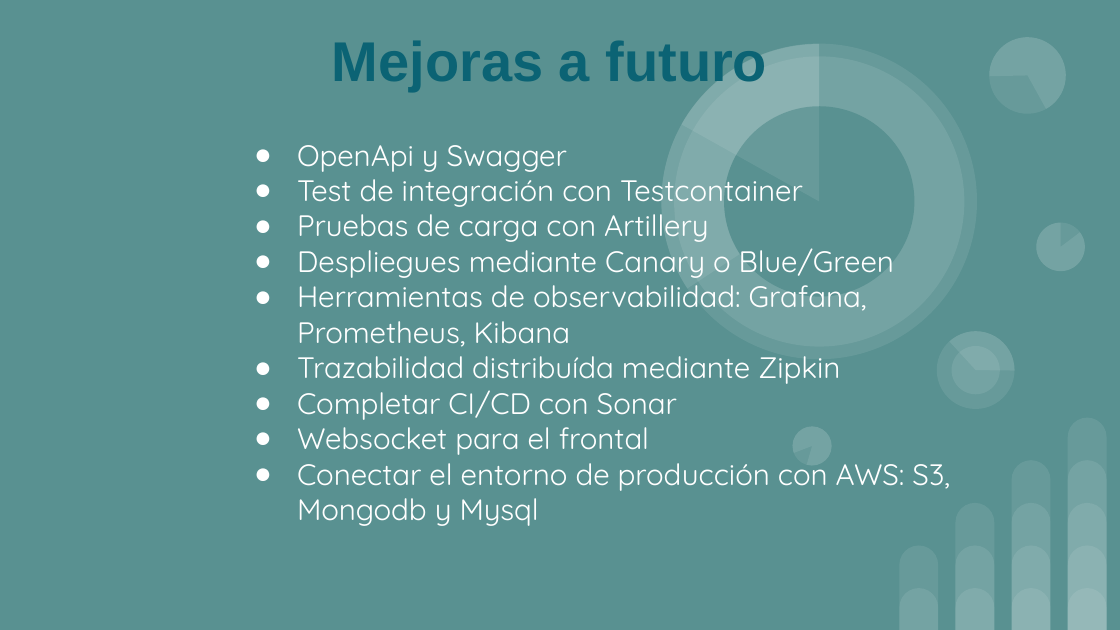
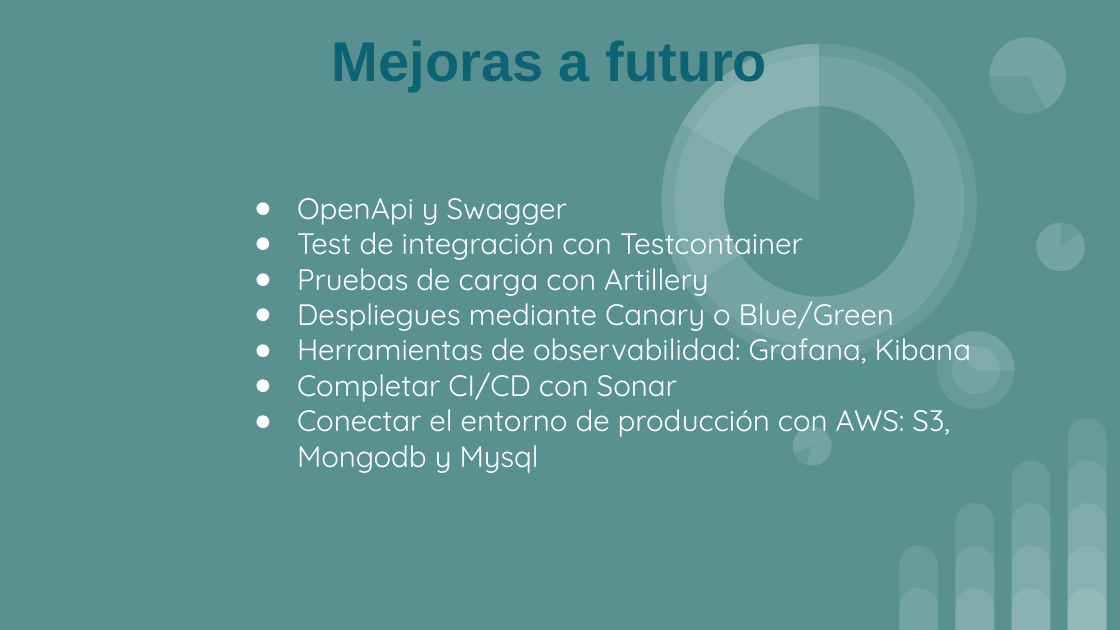
Before and after one commit to agat-prog/mca-filesmanagement-infrastructure, a slide deck: slide 26 of docs/Presentación-TFM-FIles_management_agat.pptx (slide 30 before the commit). Drawn at 1120x630 pixels with LibreOffice and Linux fonts; fonts in the diff are those of the drawing. Boxes give left, top, right and bottom in pixels: in the first picture for what was removed or moved away, otherwise in the second. Text is boxed around its words. In the diff, an @@ line names an element or a change of style, - is before the commit and + after.

```diff
--- a/docs/Presentación-TFM-FIles_management_agat.pptx
+++ b/docs/Presentación-TFM-FIles_management_agat.pptx
@@ subtitle at (x1=297, y1=330, x2=972, y2=364): text changed @@
-● Herramientas de observabilidad: Grafana, Prometheus, Kibana
-● Trazabilidad distribuída mediante Zipkin
+● Herramientas de observabilidad: Grafana, Kibana
@@ subtitle at (x1=297, y1=419, x2=649, y2=455): paragraph removed @@
-● Websocket para el frontal
```
Also in this commit, not shown: 4 other slides changed, 6 slides removed, 2 other files.
